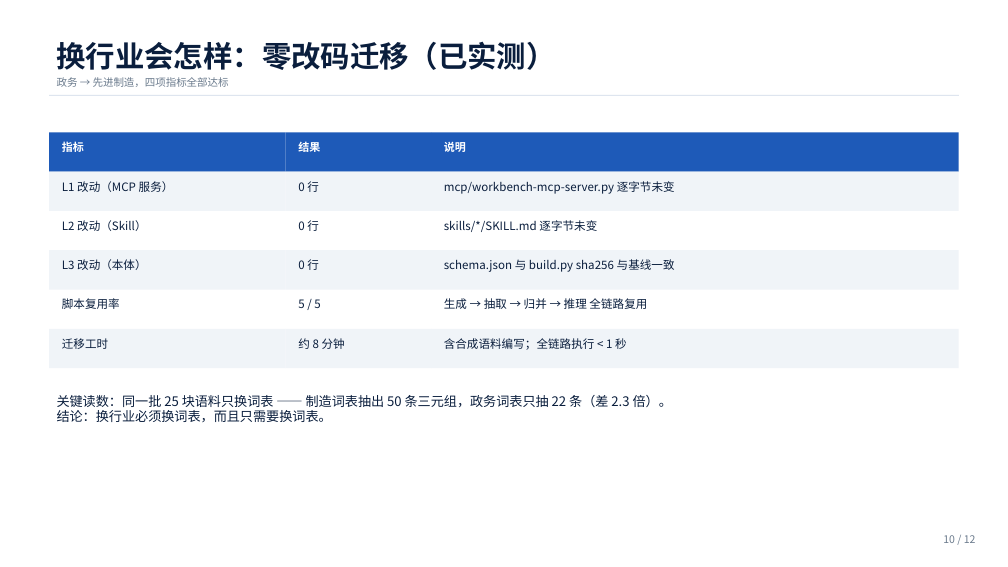
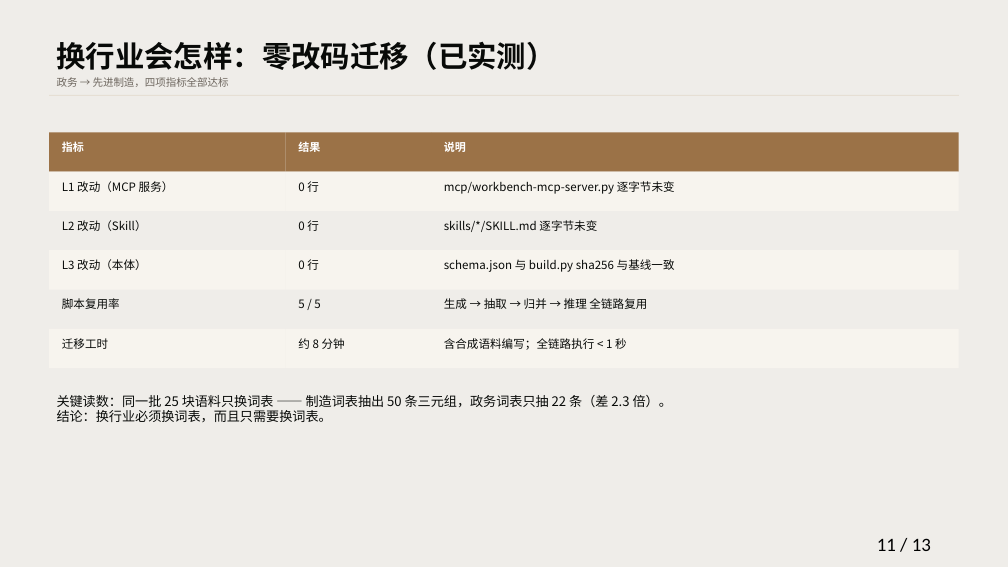
Before and after one commit to Endminlord/ict-decision-agent, a slide deck: slide 10 of deck/ict-deck.pptx. Drawn at 1008x567 pixels with LibreOffice and Linux fonts; fonts in the diff are those of the drawing. Boxes give left, top, right and bottom in pixels: in the first picture for what was removed or moved away, otherwise in the second. Text is boxed around its words. In the diff, an @@ line names an element or a change of style, - is before the commit and + after.

```diff
--- a/deck/ict-deck.pptx
+++ b/deck/ict-deck.pptx
@@ background #FFFFFF to #EFEDE9 @@
@@ text "政务 → 先进制造，四项指标全部达标" at [57, 77, 229, 87]: text colour #6B7B8D to #6E675F @@
@@ rectangle at [49, 95, 959, 95]: fill #DEE5EF to #E6DFD4 @@
@@ fill #1E5AB8 to #9B7247 in 3 elements at [49, 132, 286, 172], [286, 132, 431, 172], [431, 132, 959, 172] @@
@@ fill #F0F4F8 to #F7F4EE in 9 elements at [49, 172, 286, 211], [286, 172, 431, 211], [431, 172, 959, 211], [49, 250, 286, 290], [286, 250, 431, 290], [431, 250, 959, 290], [49, 329, 286, 368], [286, 329, 431, 368], [431, 329, 959, 368] @@
@@ text colour #0A1E3D to #080A08 in 17 elements at [57, 41, 556, 70], [62, 181, 174, 192], [298, 181, 319, 192], [444, 181, 675, 194], [62, 220, 146, 231], [298, 220, 319, 231], [444, 220, 597, 232], [62, 259, 146, 270], [298, 259, 319, 270], [444, 259, 675, 272], [62, 298, 120, 309], [298, 299, 320, 308], [444, 298, 647, 309], [62, 338, 108, 349], [298, 338, 345, 349], [444, 338, 627, 350], [57, 395, 672, 422] @@
@@ text at [877, 538, 931, 551]: text changed; size 10 to 18 pt; font Noto Sans CJK SC to Calibri; text colour #6B7B8D to #000000 @@
-10 / 12
+11 / 13
```
Also in this commit, not shown: 11 other slides changed, 1 slide added, 5 other files.
